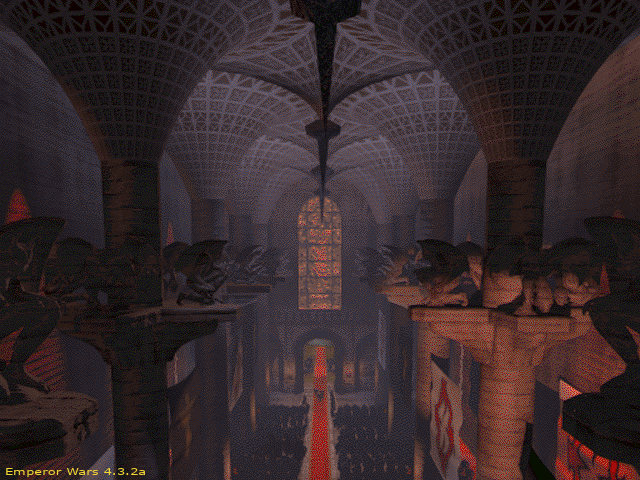
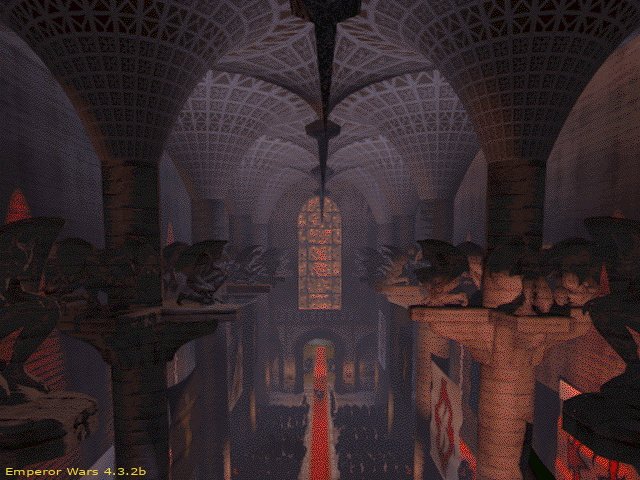
Layers edited between the first and the second 640×480 image:
renamed "Emperor Wars 4.3.2a" to "Emperor Wars 4.3.2b", painted on it over [138, 467, 146, 475]
